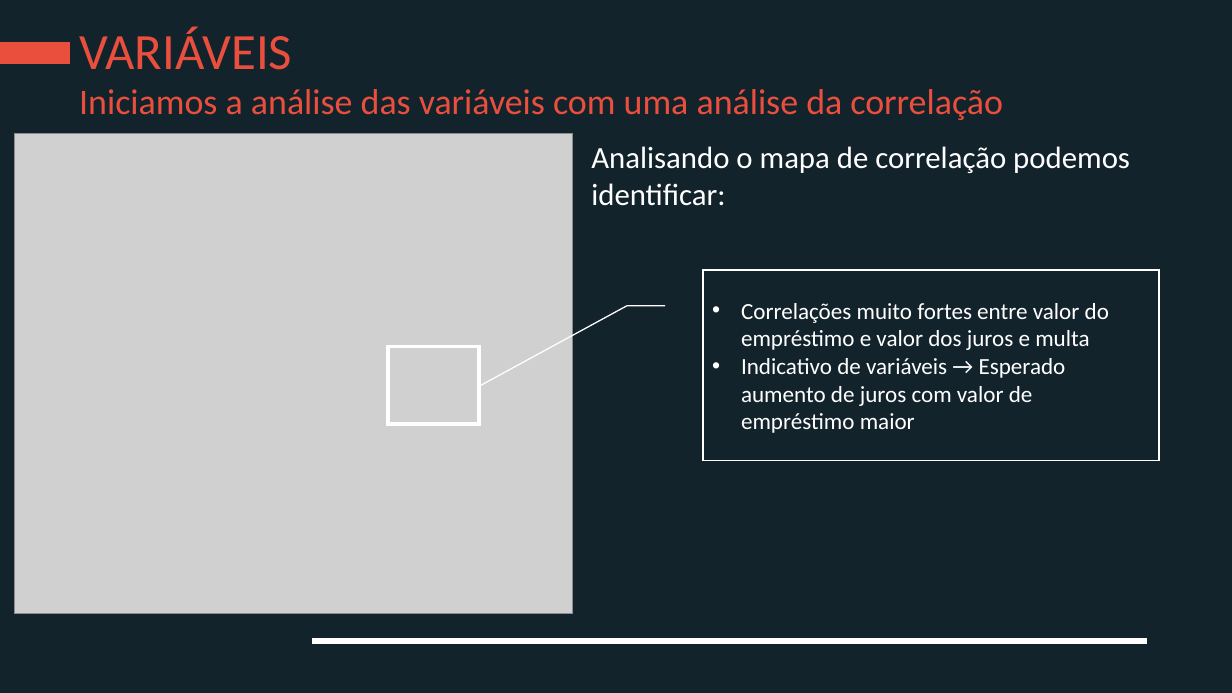
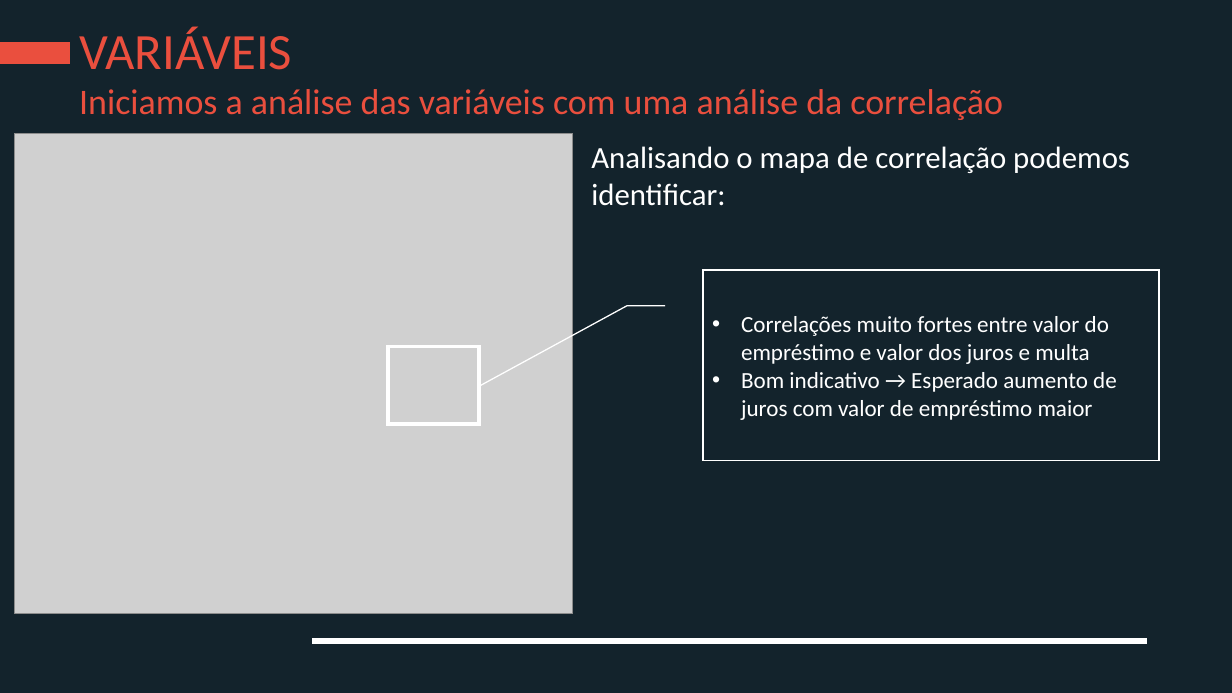
Before and after one commit to spadao/PS-Elo-Group, a slide deck: slide 8 of Apresentação-JoãoVictorSpadão.pptx (slide 7 before the commit). Drawn at 1232x693 pixels with LibreOffice and Linux fonts; fonts in the diff are those of the drawing; grey boxes stand for pictures; background and template pictures are left out. Boxes give left, top, right and bottom in pixels: in the first picture for what was removed or moved away, otherwise in the second. Text is boxed around its words. In the diff, an @@ line names an element or a change of style, - is before the commit and + after.

```diff
--- a/Apresentação-JoãoVictorSpadão.pptx
+++ b/Apresentação-JoãoVictorSpadão.pptx
@@ text in border callout at <box>741,372,1117,420</box>: text changed @@
-• Indicativo de variáveis → Esperado aumento de juros com valor de empréstimo maior
+• Bom indicativo → Esperado aumento de juros com valor de empréstimo maior
```
Also in this commit, not shown: 5 other slides changed, 2 slides added, 3 other files.
